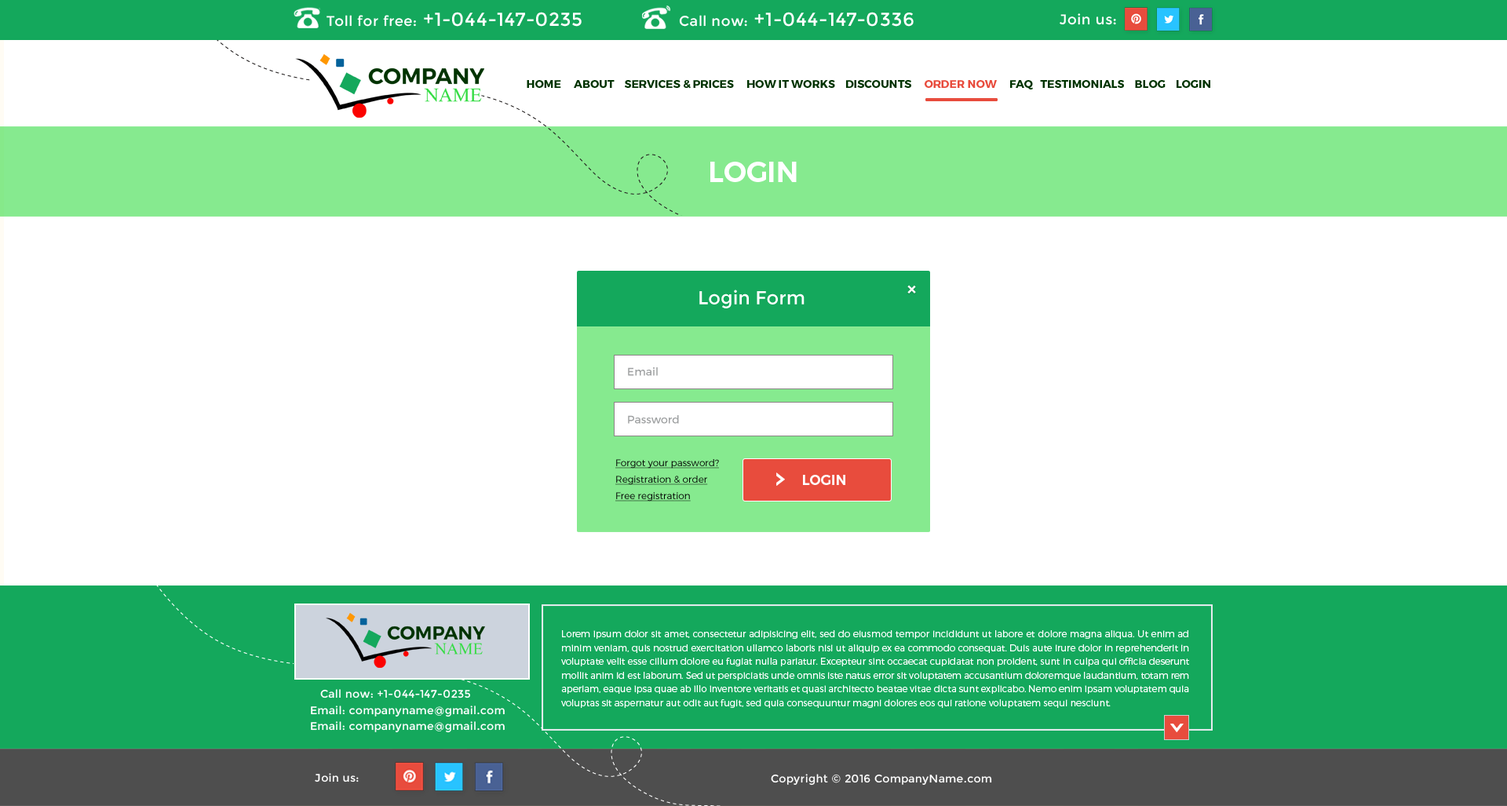
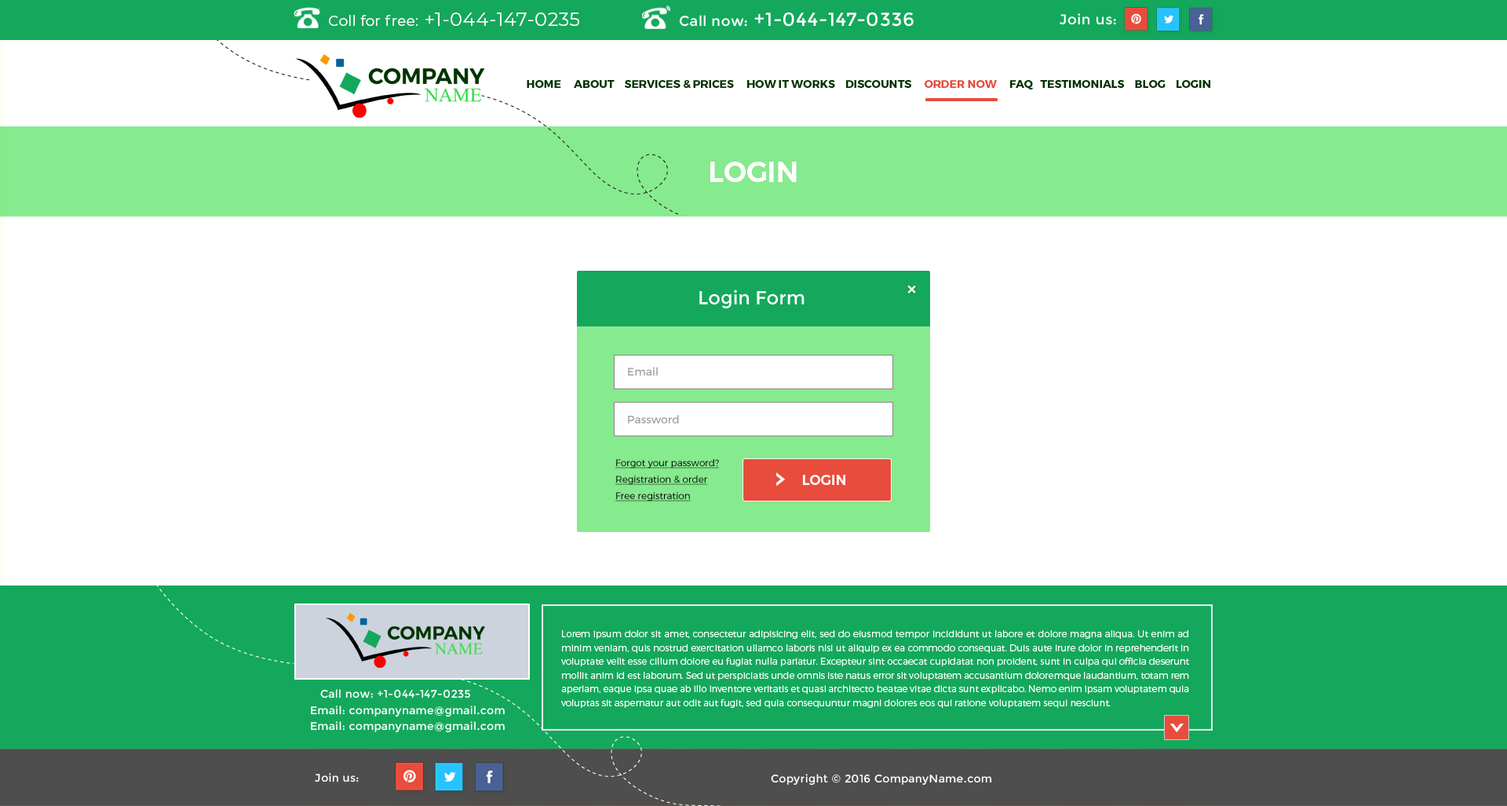
Comparing the layer stacks of the two (1507, 806) images. Changes:
renamed "Toll for free: +1-044-147-0235" to "Coll for free: +1-044-147-0235", painted on it over [326, 11, 582, 27]
painted on "button" over [743, 459, 891, 461]
